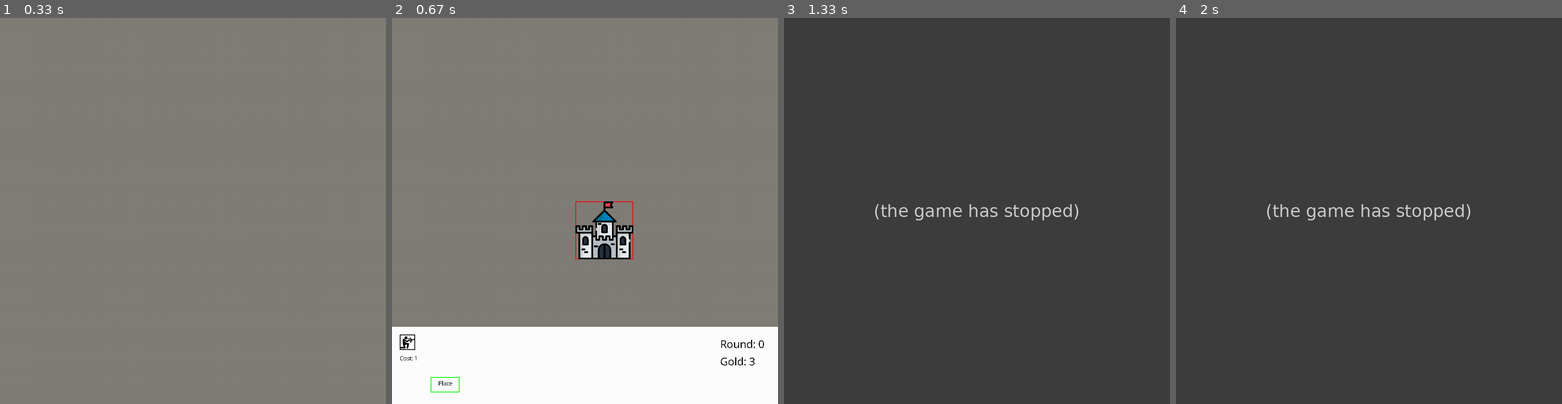
Above: before the commit, frames 1-4 (left to right).
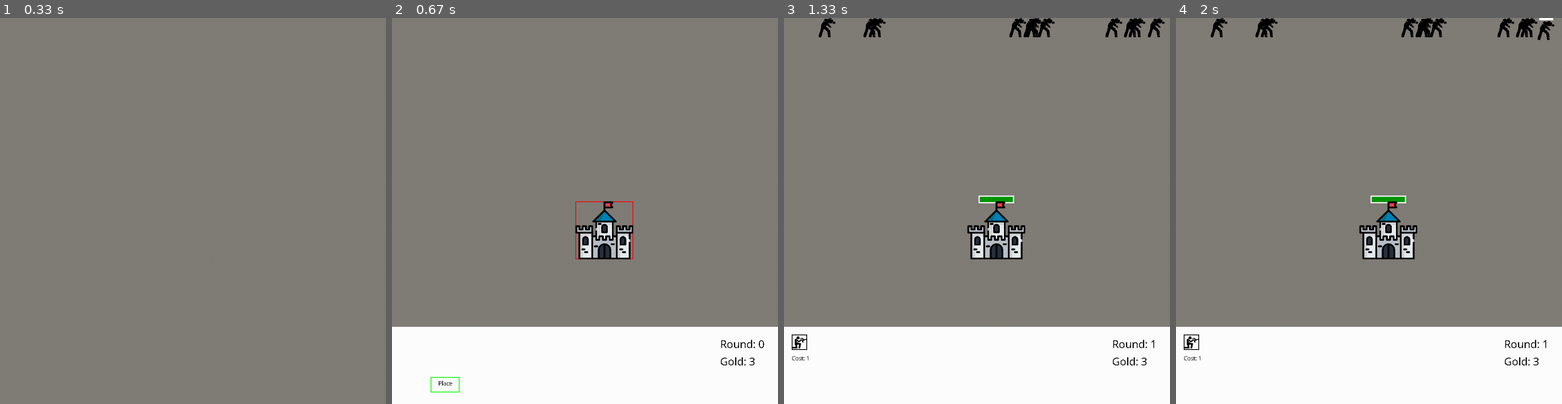
Above: after the commit, the same moments.

Repository: toadmengo/Towerdefense
Game: pygame game, started from td.py
Same seed, same stepped clock (60 frames per second), same inputs: the game is played once before the commit and once after it.
Inputs:
- Up to frame 1 (0.33 s): no input
- Up to frame 2 (0.67 s): tap Space at 0.33 s
- Up to frame 3 (1.33 s): click "Place" at 0.72 s; click "Start" at 1.05 s
- Up to frame 4 (2 s): no input

Frame 1 is identical in both runs. In frame 2, 0.1% of the frame differs, in the area x 2-7%, y 82-89%; in frame 3, 100%; in frame 4, 100%, in the area x 0-100%, y 0-100%.
Error before the commit: UnboundLocalError: cannot access local variable 'i' where it is not associated with a value ...; the game stopped at 1.1 s (later frames are placeholders)

Commit message:
Soldiers spawn on castle, staggered fire hitts

Diff:
--- a/td.py
+++ b/td.py
@@ -32,6 +32,7 @@
 
 gold=3
 
+shottimerrange=200
 
 placing_tile=False
 
@@ -61,6 +62,13 @@
         self.surf=self.img
         self.hitbox=(self.x, self.y,self.width,self.height) ###delete??
 
+        ###Shooting calculations
+        self.shooting=False
+        self.shottimer=random.choice(range(1, shottimerrange))
+        self.shootingat=-1
+
+
+
     def moveobject(self):
 
         pressed_keys = pygame.key.get_pressed()
@@ -85,6 +93,7 @@
             if (pressed_keys[pygame.K_DOWN] or pressed_keys[pygame.K_s]) and self.y<screenheight-self.height-self.vel:
                 self.y+=self.vel
         self.center= [round(self.x+self.width/2), round(self.y+self.height/2)]
+
 
 
     def changex(self, newx): ##Change the x cord
@@ -141,7 +150,7 @@
                 colliding=True
         return colliding
 
-    def zombiedisttrack(self): ### some redundancy here
+    def zombieshottrack(self): ### some redundancy here
         distlist=[]
         for i in range(zombiecount):
             a= (self.center[0]-zombielist[i].center[0])**2 + (self.center[1]-zombielist[i].center[1])**2
@@ -155,18 +164,26 @@
         self.right=True
         self.up=False
         self.down=False
-        if centerdistance<=self.range:
-            zombielist[i].shot+=self.firerate
-            zombielist[i].number_of_shooters+=1
-            zombielist[i].shooters.append(self)
-            if fighting:
-                if xdif>=0:
-                    self.right=False
-                if zombielist[i].y<self.y-zombielist[i].range*.5:
-                    self.up=True
-                if zombielist[i].y>self.y+self.range*.5:
-                    self.down=True
-
+
+        self.shooting=False
+
+        if centerdistance<=self.range and fighting:
+
+            ###Shooting calculations
+            self.shottimer+=self.firerate
+
+            if self.shottimer>=shottimerrange: ##Rate of zombie getting hit
+                self.shooting=True
+                self.shootingat=zombielist[i].ID
+                self.shottimer=0
+
+            ###Positions for soldiers
+            if xdif>=0:
+                self.right=False
+            if zombielist[i].y<self.y-zombielist[i].range*.5:
+                self.up=True
+            if zombielist[i].y>self.y+self.range*.5:
+                self.down=True
 
 ###Classes
 class castle(object):
@@ -240,7 +257,7 @@
         ###needs range function
         self.maxhp=12
         self.hp=self.maxhp
-        self.dmgdisp=4
+        self.dmgdisp=5
         self.dmg=self.dmgdisp*globalspeed
         super().__init__(ID, x, y, vel)
         self.spawnlocatedistance=(thinglist[0].center[0]-(self.width/2))-self.x
@@ -248,9 +265,7 @@
         self.shot=0
         self.shotcount=random.choice(range(0,99))
         self.good=False
-        self.gotshot=0
-        self.number_of_shooters=0
-        self.shooters=[]
+
 
     def zombiemove(self):
         self.center= [round(self.x+self.width/2), round(self.y+self.height/2)]
@@ -273,26 +288,18 @@
                 self.x+=.4*xvec* self.vel
                 self.y+=.4*yvec* self.vel
 
-    def zombieshottrack(self):
-        self.shotcount+=self.shot
-        if self.shotcount+1>=200: ##Rate of zombie getting hit
-            self.shotcount=0
-            if self.shot>0:
+
+    def zombiehealth(self):
+        self.gotshot=False
+        for j in thinglist:
+            if j.shooting and j.shootingat==self.ID:
                 self.gotshot=True
-        else:
-            self.gotshot=False
-
-    def zombiehealth(self):
-        if i.shooting==True and self.number_of_shooters>0:
-            self.img= self.imglist[1]
-            dmgtotal=0
-            for i in self.shooters:
-                dmgtotal+=i.dmg
-            dmgtotal=dmgtotal/self.number_of_shooters
-            self.hp-=dmgtotal
-            print(self.hp)
-        else:
-            self.img=self.imglist[0]
+                self.img= self.imglist[1]
+                self.hp-=j.dmg
+                print(f"hp:{self.ID}={self.hp}")
+        if not self.gotshot:
+            self.img= self.imglist[0]
+
 
 def zombiedead(i):
     del zombielist[i]
@@ -384,7 +391,7 @@
         button.__init__(self)
         self.x=20
         self.y=820
-        self.soldier=soldier(number_of_objects, x, y, vel)
+        self.soldier=soldier(number_of_objects, thinglist[0].x, thinglist[0].y, vel)
         self.img=self.soldier.img
         self.info=False
         self.rect=pygame.Rect(self.x,self.y,self.width, self.height)
@@ -436,11 +443,8 @@
             for i in range(zombiecount):
                 zombielist[i].zombiemove()
                 zombielist[i].draw()
-                zombielist[i].zombieshottrack()
                 zombielist[i].drawhpbox()
-                zombielist[i].shot=0
-                zombielist[i].number_of_shooters=0
-                zombielist[i].shooters=[]
+
 
 
         if placing_tile and not fighting:
@@ -450,7 +454,7 @@
         for i in range(number_of_objects):
             if i!=0:
                 if fighting:
-                    thinglist[i].zombiedisttrack()
+                    thinglist[i].zombieshottrack()
                 thinglist[i].drawsoldier() ##Draws all objects that have been created
             if not fighting:
                 thinglist[i].drawhitbox(screen)
@@ -458,8 +462,8 @@
                 thinglist[i].drawhpbox()
         thinglist[0].draw()
         if fighting:
-            for i in zombielist:
-                i.zombiehealth()
+            for zombie in zombielist:
+                zombie.zombiehealth()
 
         clock.tick(40)
 
@@ -503,9 +507,7 @@
                         place=placebutton()
                         delete=deletebutton()
                         buttonlist=[]
-                        b1=button1()
-                        buttonlist.append(b1)
-                        number_of_buttons+=1
+
 
 
 
@@ -518,7 +520,7 @@
                     zombielist=[]
                     a=pow(2, phase-1)
                     zombiecount=6 + (5*(a))
-                    print(zombiecount)
+                    print(f"zombiecount:{zombiecount}")
 
                     globaldelay=0 ###Sets a delay count that staggers the spawn of zombies
                     for i in range(zombiecount):
@@ -539,7 +541,7 @@
                 for i in range(len(buttonlist)):
                     if buttonlist[i].clickedon(pos) and not placing_tile: ###If button clicked on
                         if event.button == 1: ###Consider creating a list of buttons to simplify this
-                            if buttonlist[i].spawnthing():
+                            if buttonlist[i].spawnthing(): ##Change so button initilializes after first
                                 if buttonlist[i]==b1:
                                     b1=button1()
                                     buttonlist[i]=b1 ### reinitilize button
@@ -555,8 +557,14 @@
                     thinglist[number_of_objects-1].changex(round25(thinglist[number_of_objects-1].x))
                     thinglist[number_of_objects-1].changey(round25(thinglist[number_of_objects-1].y))
                     placing_tile=False
+                    if phase==0 and number_of_objects==1:
+                        b1=button1()
+                        buttonlist.append(b1)
+                        number_of_buttons+=1
                     for i in buttonlist:
                         i.info=False
+
+
 
     if fighting:
 
